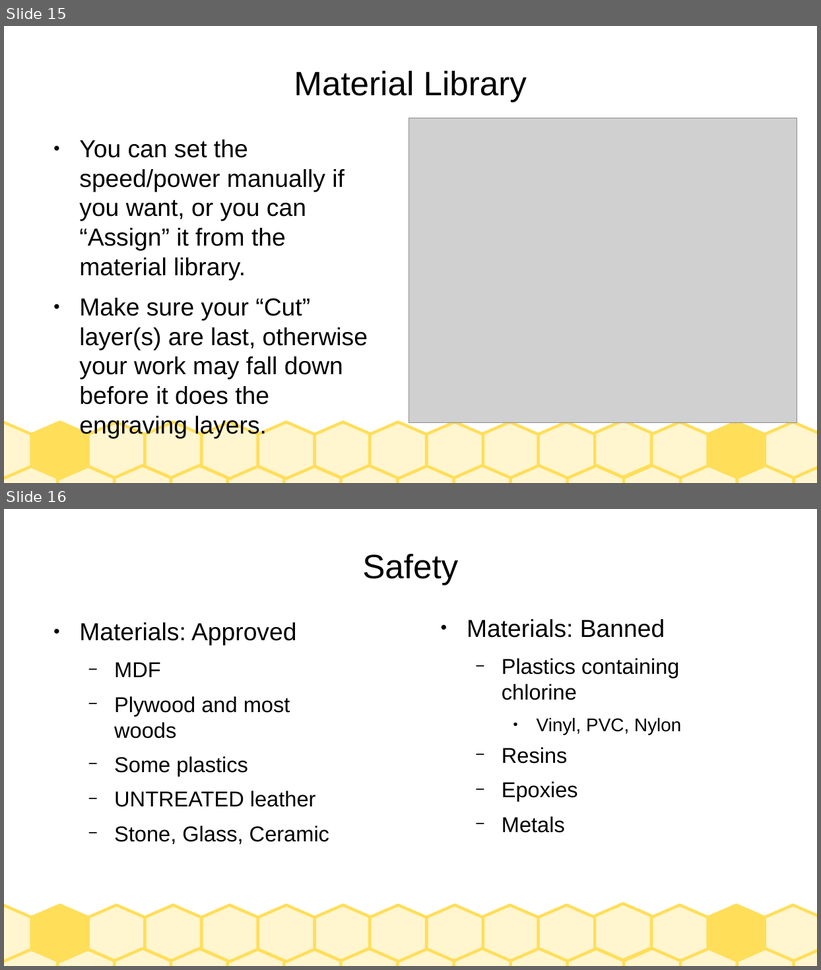
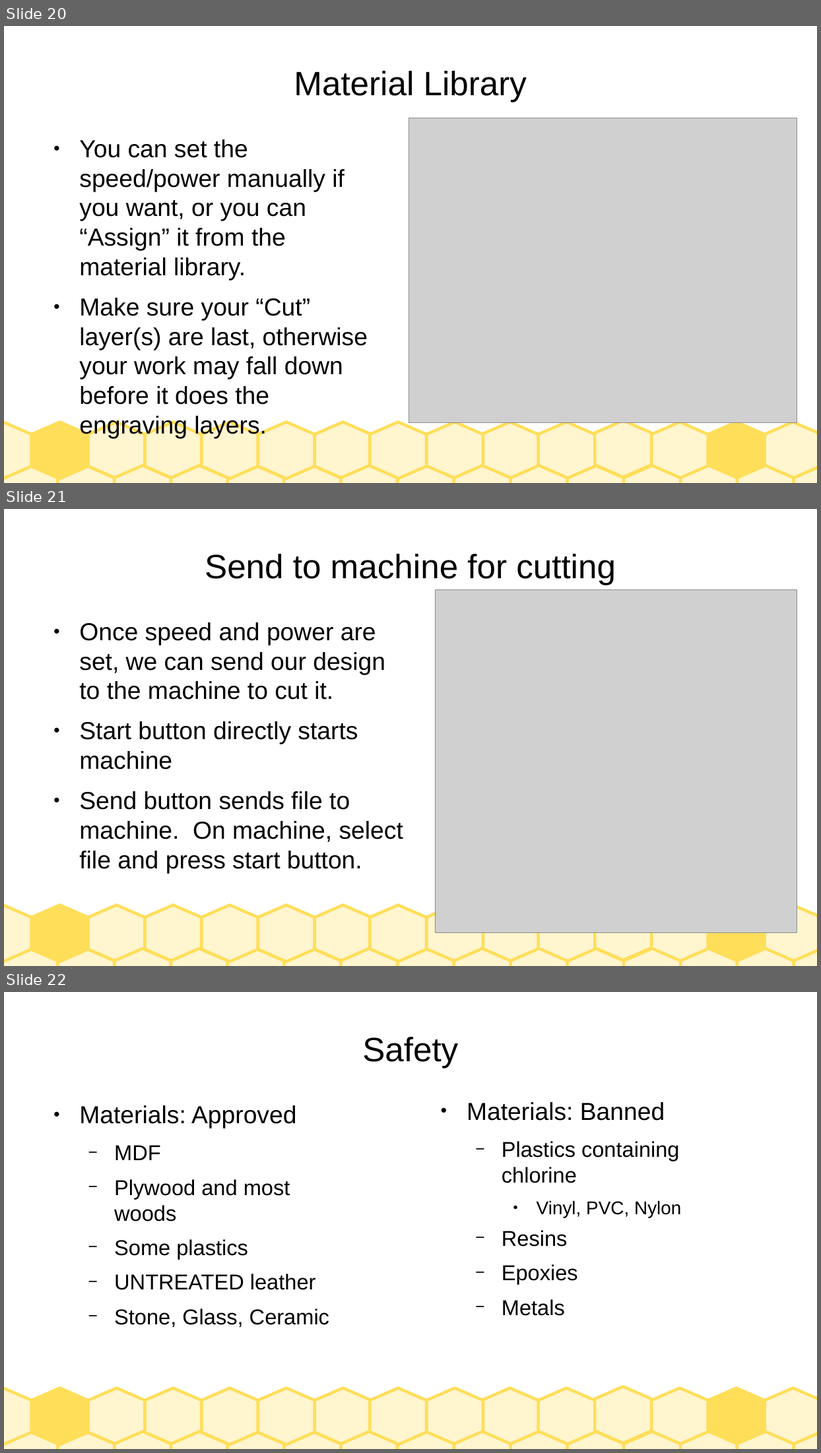
Before and after one commit to jarney/SparkStudioSalem-IndustrialLaserCutters, a slide deck: Training-GeneralPublic.odp. Shown one above the other, each under a label of ours: slides 15 and 16 before the commit, slides 20, 21 and 22 after it. The pictures are 821x970 and 821x1453 pixels, drawn with LibreOffice and Linux fonts; fonts in the diff are those of the drawing; grey boxes stand for pictures. Boxes give left, top, right and bottom in pixels: in the first picture for what was removed or moved away, otherwise in the second. Text is boxed around its words. In the diff, an @@ line names an element or a change of style, - is before the commit and + after.

```diff
--- a/Training-GeneralPublic.odp
+++ b/Training-GeneralPublic.odp
@@ slide 21 added at (4,509,817,966), background #FFFFFF; not listed: 30 template elements that a slide beside it also shows @@
@@ title added at (205,554,616,586), 33 pt, text #000000 @@
+Send to machine for cutting
@@ picture added at (435,590,797,933) @@
@@ text added at (79,623,403,873), 24 pt, text #000000 @@
+● Once speed and power are set, we can send our design to the machine to cut it.
+● Start button directly starts machine
+● Send button sends file to machine. On machine, select file and press start button.
@@ what was slide 15 is now slide 20 @@
@@ what was slide 16 is now slide 22 @@
```
Also in this commit, not shown: 3 slides changed, 5 other slides added, 1 other file.
